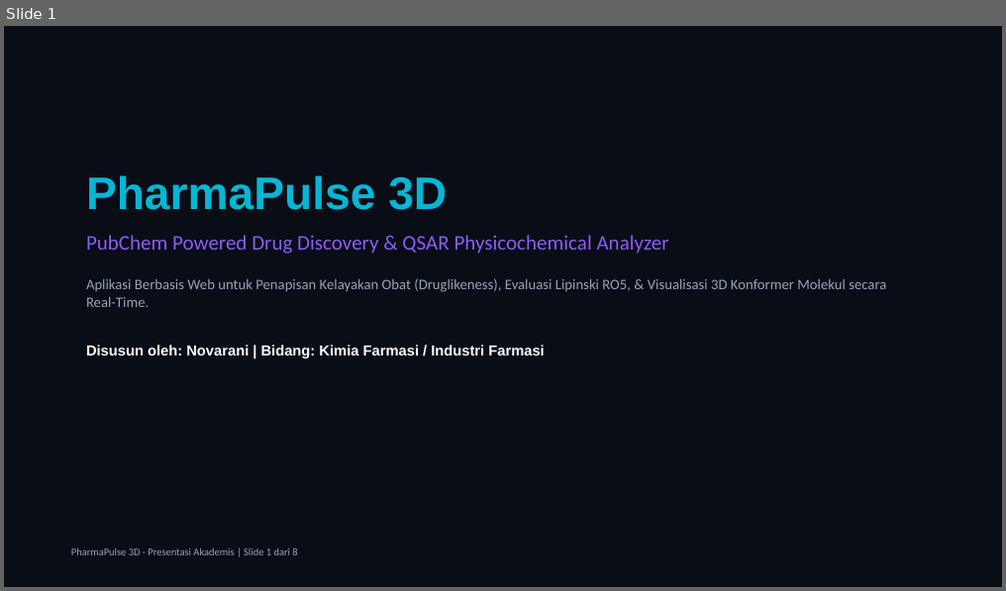
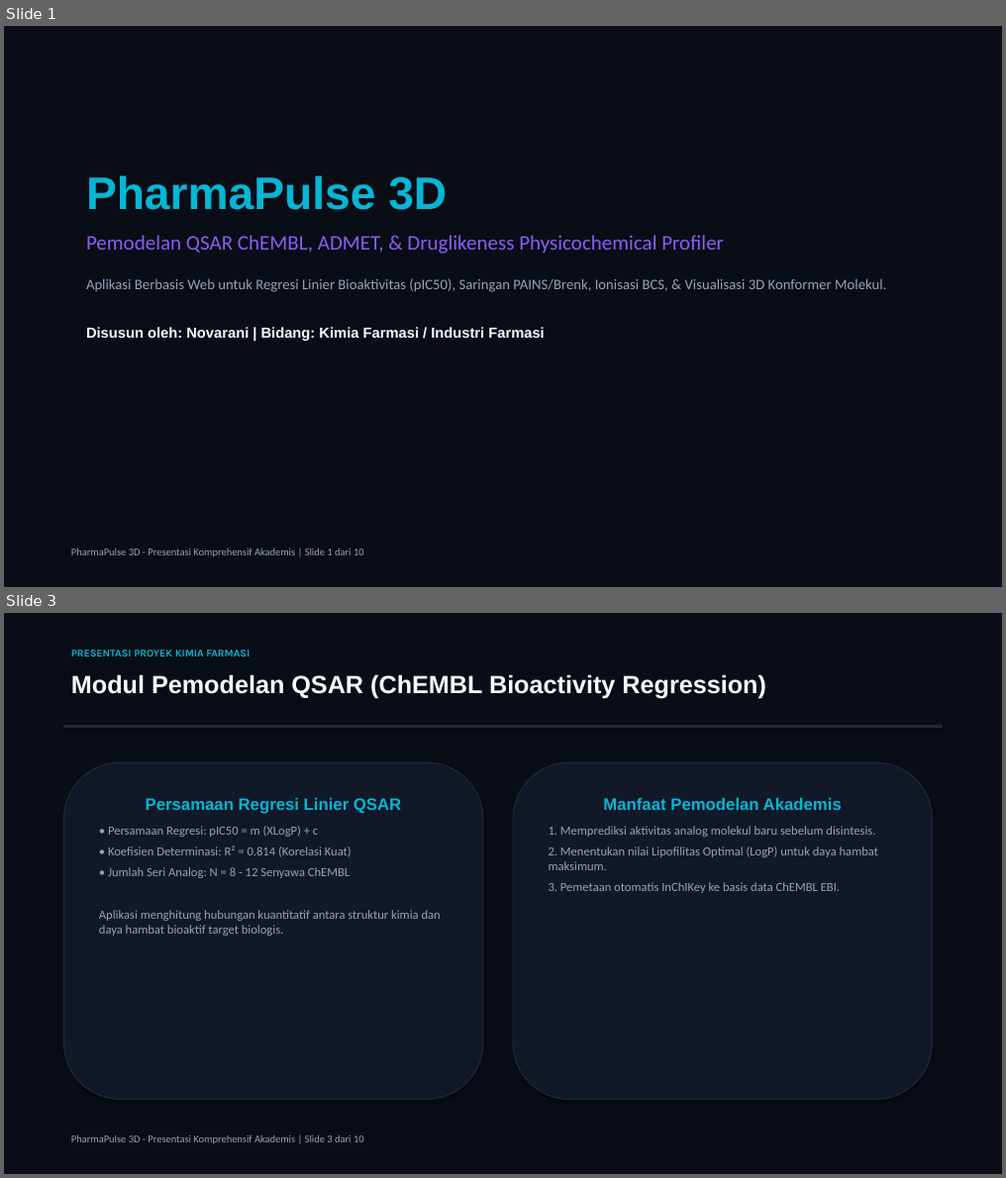
Before and after one commit to novarani1511/pharmapulse-3d, a slide deck: Presentasi_PharmaPulse_3D.pptx. Shown one above the other, each under a label of ours: slide 1 before the commit, slides 1 and 3 after it; the slides between them are not shown. The pictures are 1006x591 and 1006x1178 pixels, drawn with LibreOffice and Linux fonts; fonts in the diff are those of the drawing. Boxes give left, top, right and bottom in pixels: in the first picture for what was removed or moved away, otherwise in the second. Text is boxed around its words. In the diff, an @@ line names an element or a change of style, - is before the commit and + after.

Commit message:
Major Academic Upgrade: ChEMBL QSAR Modeling, SwissADME Radar, PAINS Alerts, BCS Ionization, & SwissADME Validation Table

```diff
--- a/Presentasi_PharmaPulse_3D.pptx
+++ b/Presentasi_PharmaPulse_3D.pptx
@@ slide 3 added at box(4, 613, 1002, 1174), background #090D16 @@
@@ text added at box(71, 650, 250, 657), 10 pt, text #06B6D4, bold @@
+PRESENTASI PROYEK KIMIA FARMASI
@@ text added at box(71, 674, 766, 699), 24 pt, text #F8FAFC, bold @@
+Modul Pemodelan QSAR (ChEMBL Bioactivity Regression)
@@ rectangle added at box(63, 725, 943, 727), fill #1E293B, outline #1E293B 0.75 pt @@
@@ rounded rectangle added at box(63, 762, 483, 1100), fill #111827, outline #1E293B 1 pt, 12 pt, text #94A3B8 @@
+Persamaan Regresi Linier QSAR
+• Persamaan Regresi: pIC50 = m (XLogP) + c
+• Koefisien Determinasi: R² = 0.814 (Korelasi Kuat)
+• Jumlah Seri Analog: N = 8 - 12 Senyawa ChEMBL
+Aplikasi menghitung hubungan kuantitatif antara struktur kimia dan daya hambat bioaktif target biologis.
@@ rounded rectangle added at box(513, 762, 933, 1100), fill #111827, outline #1E293B 1 pt, 12 pt, text #94A3B8 @@
+Manfaat Pemodelan Akademis
+1. Memprediksi aktivitas analog molekul baru sebelum disintesis.
+2. Menentukan nilai Lipofilitas Optimal (LogP) untuk daya hambat maksimum.
+3. Pemetaan otomatis InChIKey ke basis data ChEMBL EBI.
@@ text added at box(71, 1135, 364, 1145), 10 pt, text #94A3B8 @@
+PharmaPulse 3D - Presentasi Komprehensif Akademis | Slide 3 dari 10
@@ slide 1 changed as well @@
@@ text at box(86, 235, 886, 292): text changed @@
-PubChem Powered Drug Discovery & QSAR Physicochemical Analyzer
-Aplikasi Berbasis Web untuk Penapisan Kelayakan Obat (Druglikeness), Evaluasi Lipinski RO5, & Visualisasi 3D Konformer Molekul secara Real-Time.
+Pemodelan QSAR ChEMBL, ADMET, & Druglikeness Physicochemical Profiler
+Aplikasi Berbasis Web untuk Regresi Linier Bioaktivitas (pIC50), Saringan PAINS/Brenk, Ionisasi BCS, & Visualisasi 3D Konformer Molekul.
@@ text at box(71, 548, 364, 558): text changed @@
-PharmaPulse 3D - Presentasi Akademis | Slide 1 dari 8
+PharmaPulse 3D - Presentasi Komprehensif Akademis | Slide 1 dari 10
```
Also in this commit, not shown: 4 other slides changed, 4 other slides added, 3 slides removed, 5 other files.
